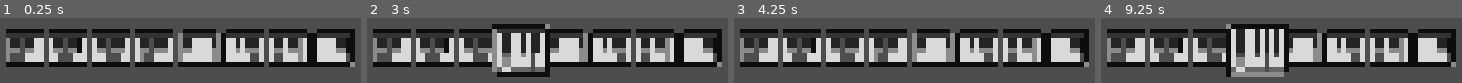
Above: before the commit, frames 1-4 (left to right).
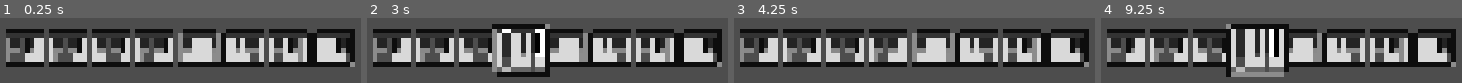
Above: after the commit, the same moments.

Repository: TobyD02/piano-roguelike
Game: Godot game, scene res://Scenes/TestLevels/test_level.tscn
The game is run twice, just before and just after one commit, with the same random seed, the same clock (stepped at 60 frames per second) and the same inputs. The project has no main scene, so this scene is started directly.
Inputs (mouse positions are in pixels of both pictures, inside the frame that each line leads up to):
- Up to frame 1 (0.25 s): no input
- Up to frame 2 (3 s): tap Enter at 0.5, 2 s; move the mouse to (outside the picture) at 0.52 s; tap Space at 1.25, 2.75 s; move the mouse to (outside the picture) at 1.27 s; move the mouse to (outside the picture) at 2.02 s; move the mouse to (518, 66) at 2.77 s
- Up to frame 3 (4.25 s): tap Enter at 3.5 s; move the mouse to (outside the picture) at 3.52 s
- Up to frame 4 (9.25 s): tap Space at 4.25 s; move the mouse to (outside the picture) at 4.27 s; move the mouse to (outside the picture) at 5.02 s; move the mouse to (outside the picture) at 5.77 s; move the mouse to (outside the picture) at 6.52 s; move the mouse to (outside the picture) at 7.27 s; move the mouse to (outside the picture) at 8.02 s; move the mouse to (1252, 66) at 8.77 s

The runs differ from the first frame. In frame 1, 0.7% of the frame differs, in the area x 6-95%, y 46-68%; in frame 2, 2.7%, in the area x 6-95%, y 16-84%; in frame 3, 0.6%; in frame 4, 2.5%.

Commit message:
Added note hover shader

Diff:
--- a/Scenes/Card/card.gd
+++ b/Scenes/Card/card.gd
@@ -26,6 +26,9 @@
 	var pressed_note: Note.NoteEnum = notes[randi_range(0, len(notes) - 1)]
 	set_card_note(pressed_note, true)
 
+	pressed_note = notes[randi_range(0, len(notes) - 1)]
+	set_card_note(pressed_note, true)
+
 func set_card_note(_note: Note.NoteEnum, _is_pressed: bool):
 	var col = Note.NoteColorEnum.GRAY if not _is_pressed else Note.NoteColorEnum.WHITE
 	card_note_controller.set_note(_note, col, _is_pressed)
@@ -46,3 +49,4 @@
 
 func set_hovered(_hovered: bool):
 	is_hovered = _hovered
+	card_note_controller.set_card_hovered(_hovered)
--- a/Scenes/Card/card_note_controller.gd
+++ b/Scenes/Card/card_note_controller.gd
@@ -92,6 +92,10 @@
 
 	update_card_background()
 
+func set_card_hovered(_card_hovered: bool):
+	for note in notes_to_nodes:
+		notes_to_nodes[note].set_card_hovered(_card_hovered)
+
 
 func update_card_background():
 	if card_background == null:
--- a/Scenes/Note/note.gd
+++ b/Scenes/Note/note.gd
@@ -1,5 +1,7 @@
 @tool
 class_name Note extends Node2D
+
+var pressed_hover_shader: ShaderMaterial
 
 var note: NoteEnum
 var note_color: NoteColorEnum
@@ -75,6 +77,12 @@
 
 func _ready():
 	current_animation_offset = note_animation_x_offset_map[NoteEnum.NOTE_C]
+	default_z_index = z_index
+
+	pressed_hover_shader = ShaderMaterial.new()
+	pressed_hover_shader.shader = load("res://Scenes/Note/note_outline_shader.gdshader")
+
+	sprite.material = null
 
 func _process(delta):
 	if Engine.is_editor_hint(): # Safe guard tool
@@ -109,7 +117,7 @@
 	if is_pressed:
 		offset += black_note_animation_spacing if is_note_black(note) else white_note_animation_spacing
 
-	atlas_texture.region = Rect2(offset, 0.0, atlas_texture_width, atlas_texture_height)
+	atlas_texture.region = Rect2(offset - 1, 0.0, atlas_texture_width + 2, atlas_texture_height)
 	sprite.texture = atlas_texture
 
 func is_note_black(note: NoteEnum) -> bool:
@@ -121,3 +129,16 @@
 		NoteEnum.NOTE_A_SHARP: return true
 
 	return false
+
+
+var default_scale = Vector2.ONE
+var default_z_index: int
+func set_card_hovered(_card_hovered: bool):
+	if is_pressed and _card_hovered:
+		scale = default_scale * 1
+		z_index = default_z_index + 5
+		sprite.material = pressed_hover_shader
+	else:
+		scale = default_scale
+		z_index = default_z_index
+		sprite.material = null
--- a/Scenes/Note/note.tscn
+++ b/Scenes/Note/note.tscn
@@ -1,7 +1,13 @@
 [gd_scene format=3 uid="uid://cx8tjobbt4dmn"]
 
 [ext_resource type="Script" uid="uid://fm8hi1fjwc0l" path="res://Scenes/Note/note.gd" id="1_78yca"]
+[ext_resource type="Shader" uid="uid://b7t2f2lujc6v6" path="res://Scenes/Note/note_outline_shader.gdshader" id="2_hogmb"]
 [ext_resource type="Texture2D" uid="uid://d0d5q4ex21xgi" path="res://Assets/Pixel Piano 1.0/texture_atlas.png" id="2_rb04o"]
+
+[sub_resource type="ShaderMaterial" id="ShaderMaterial_47m8q"]
+shader = ExtResource("2_hogmb")
+shader_parameter/outline_color = Color(1, 1, 1, 1)
+shader_parameter/outline_width = 1.0000000475
 
 [sub_resource type="AtlasTexture" id="AtlasTexture_7be3q"]
 atlas = ExtResource("2_rb04o")
@@ -12,4 +18,5 @@
 sprite = NodePath("Sprite2D")
 
 [node name="Sprite2D" type="Sprite2D" parent="." unique_id=156801709]
+material = SubResource("ShaderMaterial_47m8q")
 texture = SubResource("AtlasTexture_7be3q")
--- /dev/null
+++ b/Scenes/Note/note_outline_shader.gdshader
@@ -0,0 +1,24 @@
+shader_type canvas_item;
+
+uniform vec4 outline_color : source_color = vec4(1.0, 1.0, 1.0, 1.0);
+uniform float outline_width : hint_range(0.0, 20.0) = 1.0;
+
+void fragment() {
+    vec4 tex = texture(TEXTURE, UV);
+
+    if (tex.a > 0.0) {
+        COLOR = tex * COLOR;
+    } else {
+        vec2 texel = TEXTURE_PIXEL_SIZE;
+        float outline_alpha = 0.0;
+
+        const int SAMPLES = 16;
+        for (int i = 0; i < SAMPLES; i++) {
+            float angle = float(i) / float(SAMPLES) * TAU;
+            vec2 offset = vec2(cos(angle), sin(angle)) * texel * outline_width;
+            outline_alpha = max(outline_alpha, texture(TEXTURE, UV + offset).a);
+        }
+
+        COLOR = vec4(outline_color.rgb, outline_color.a * outline_alpha);
+    }
+}
Not shown, added: Scenes/Note/note_outline_shader.gdshader.uid
Not shown, changed: README.md
